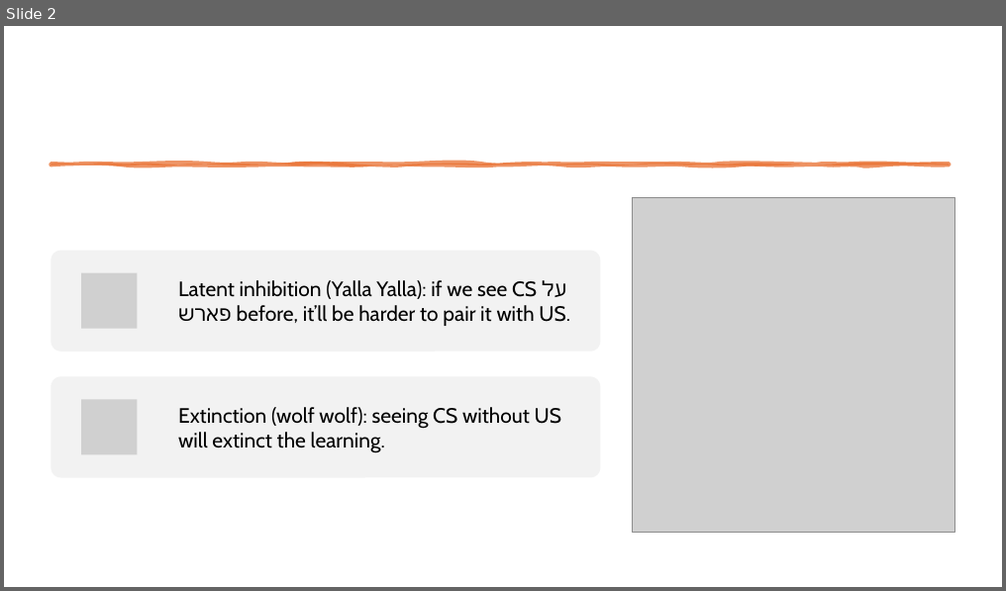
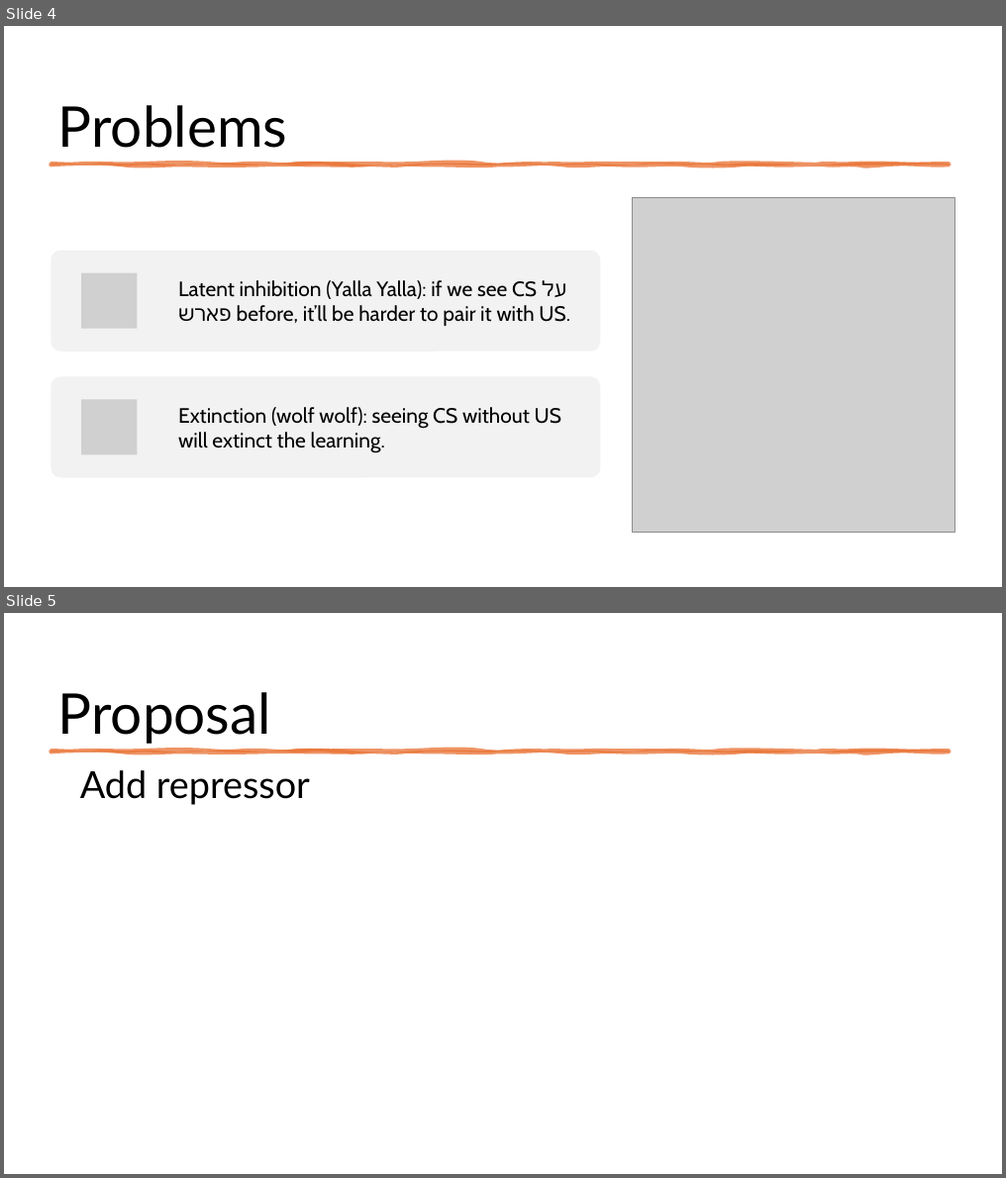
Before and after one commit to shaharEd/CognitionInGRMs, a slide deck: Presentation.pptx. Shown one above the other, each under a label of ours: slide 2 before the commit, slides 4 and 5 after it. The pictures are 1006x591 and 1006x1178 pixels, drawn with LibreOffice and Linux fonts; fonts in the diff are those of the drawing; grey boxes stand for pictures. Boxes give left, top, right and bottom in pixels: in the first picture for what was removed or moved away, otherwise in the second. Text is boxed around its words. In the diff, an @@ line names an element or a change of style, - is before the commit and + after.

Commit message:
added repression
Added X as repressors

```diff
--- a/Presentation.pptx
+++ b/Presentation.pptx
@@ slide 5 added at (x1=4, y1=613, x2=1002, y2=1174), background #FFFFFF @@
@@ title added at (x1=58, y1=692, x2=271, y2=744), 54 pt, text #000000 @@
+Proposal
@@ freeform shape added at (x1=52, y1=751, x2=949, y2=753), fill #E97132 at 75% opacity, outline #E97132 3.5 pt @@
@@ text added at (x1=80, y1=770, x2=310, y2=805), 36 pt, text #000000 @@
+Add repressor
@@ what was slide 2 is now slide 4 @@
@@ slide 4 changed as well @@
@@ title added at (x1=58, y1=105, x2=287, y2=148), 54 pt, text #000000 @@
+Problems
```
Also in this commit, not shown: 4 other slides added, 11 other files.
